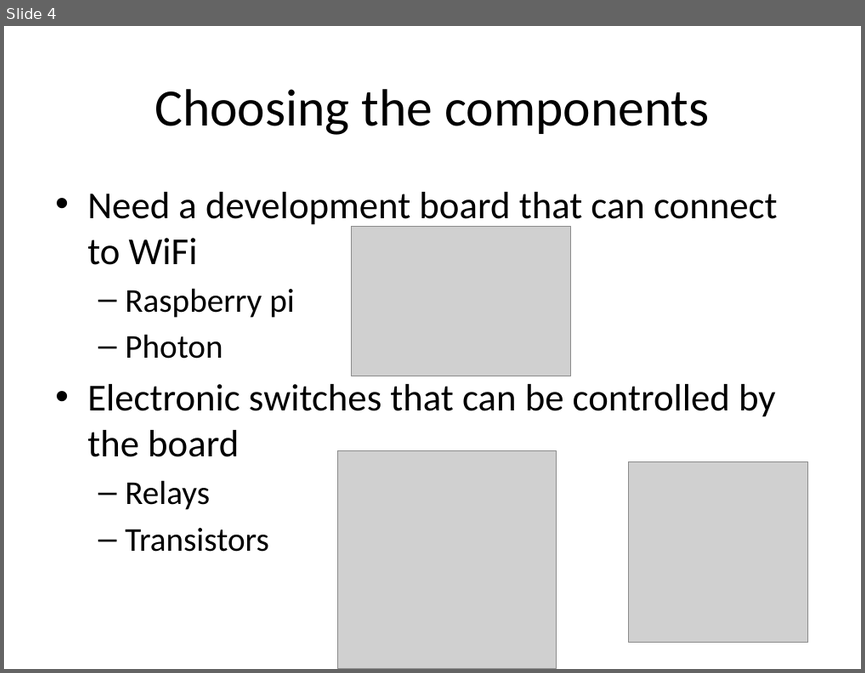
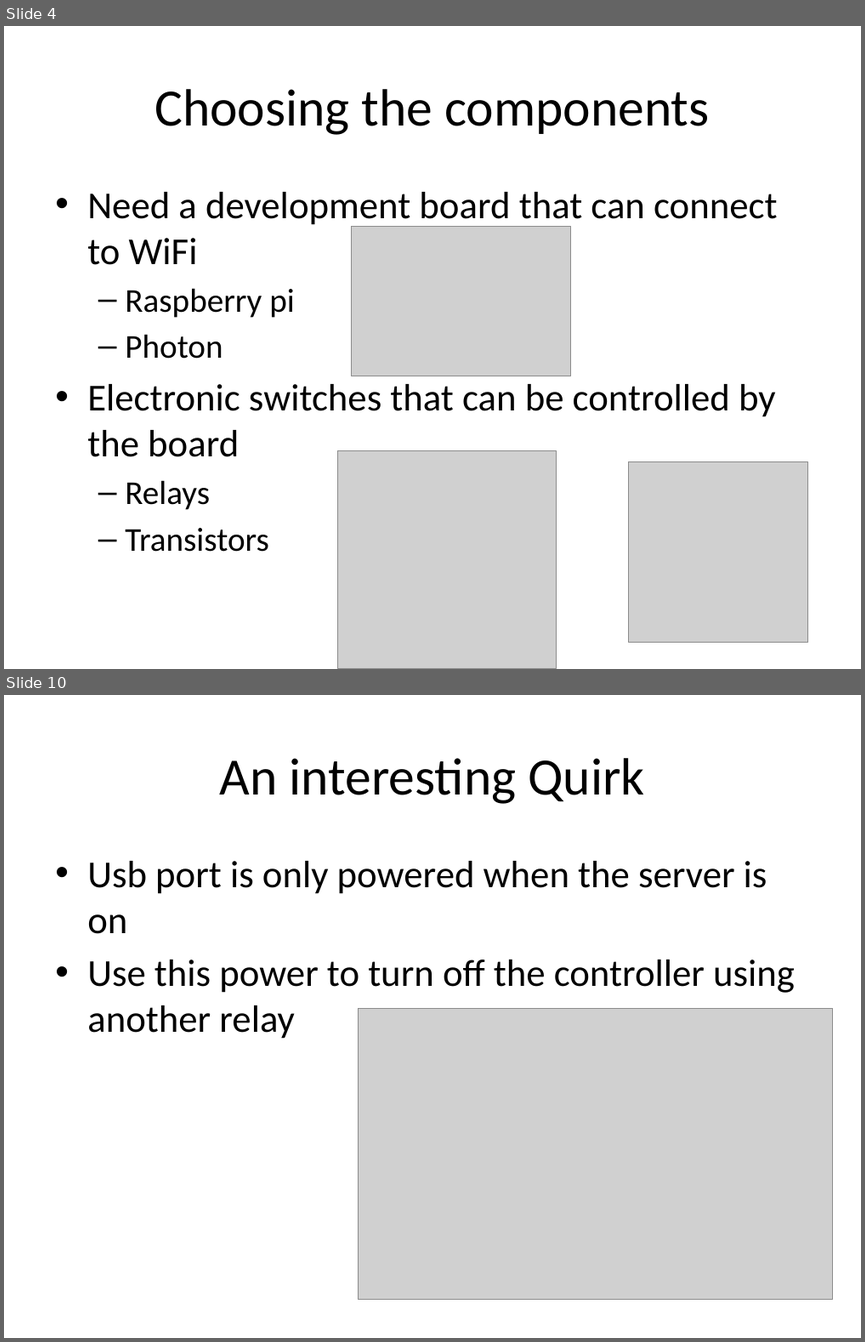
Before and after one commit to AngrySaltyFish/EPQ, a slide deck: EPQ – Artefact.pptx. Shown one above the other, each under a label of ours: slide 4 before the commit, slides 4 and 10 after it; the slides between them are not shown. The pictures are 865x673 and 865x1342 pixels, drawn with LibreOffice and Linux fonts; fonts in the diff are those of the drawing; grey boxes stand for pictures. Boxes give left, top, right and bottom in pixels: in the first picture for what was removed or moved away, otherwise in the second. Text is boxed around its words. In the diff, an @@ line names an element or a change of style, - is before the commit and + after.

```diff
--- a/EPQ – Artefact.pptx
+++ b/EPQ – Artefact.pptx
@@ slide 10 added at bbox=[4, 695, 861, 1338], background #FFFFFF @@
@@ title added at bbox=[220, 758, 644, 804], 44 pt, text #000000 @@
+An interesting Quirk
@@ text added at bbox=[87, 861, 794, 1038], 32 pt, text #000000 @@
+• Usb port is only powered when the server is on
+• Use this power to turn off the controller using another relay
@@ picture added at bbox=[358, 1008, 832, 1299] @@
```
Also in this commit, not shown: 9 other slides added, 1 other file.
